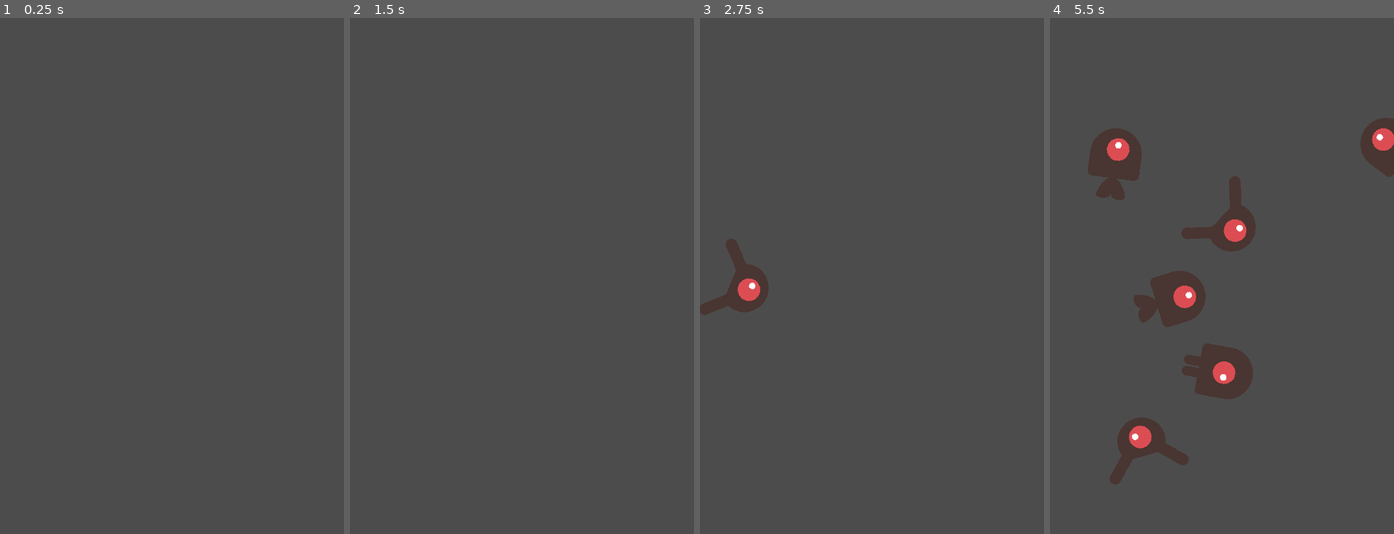
Above: before the commit, frames 1-4 (left to right).
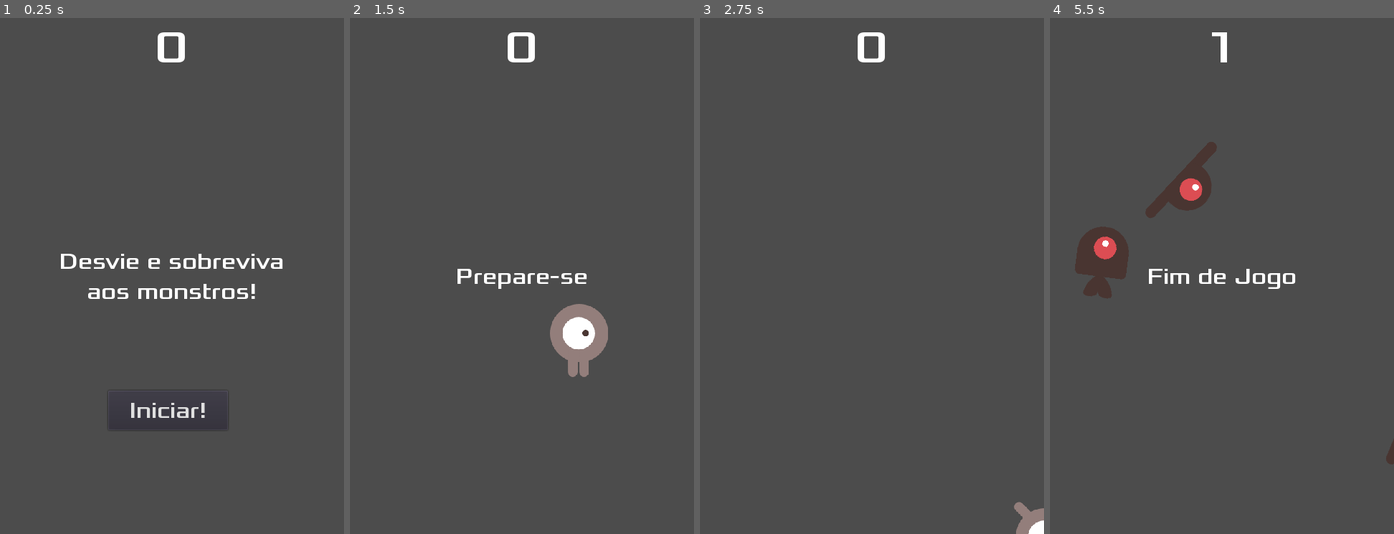
Above: after the commit, the same moments.

Repository: BrantLauro/dodge-the-creeps
Game: Godot game, scene res://principal.tscn
Two runs of this game, one before a commit and one after it. Both use one fixed random seed, a clock stepped at 60 frames per second and the inputs below.
Inputs (mouse positions are in pixels of both pictures, inside the frame that each line leads up to):
- Up to frame 1 (0.25 s): no input
- Up to frame 2 (1.5 s): click (518, 410) at 0.5 s, where only the run after the commit has a clickable "Iniciar!"; tap Enter at 1.25 s; hold Right (ui_right) from 1.28 s (still down)
- Up to frame 3 (2.75 s): release Right (ui_right) at 2.03 s; hold Down (ui_down) from 2.03 s (still down)
- Up to frame 4 (5.5 s): release Down (ui_down) at 2.78 s; hold Right (ui_right) 2.78-3.53 s; hold Up (ui_up) 3.53-4.28 s; hold Left (ui_left) from 4.28 s (still down)

The runs differ from the first frame. In frame 1, 1.9% of the frame differs, in the area x 17-83%, y 2-80%; in frame 2, 2.4%; in frame 3, 1.9%; in frame 4, 11%, in the area x 7-100%, y 2-91%.

Commit message:
playble version

Diff:
--- /dev/null
+++ b/HUD.gd
@@ -0,0 +1,27 @@
+extends CanvasLayer
+
+signal start_game
+
+func exibir_mensagem(text):
+	$messageLabel.text = text
+	$messageLabel.show()
+	$messageTimer.start()
+
+func exibir_gameover():
+	exibir_mensagem("Fim de Jogo")
+	yield($messageTimer, "timeout")
+
+	$messageLabel.text = "Desvie e sobreviva aos monstros!"
+	$messageLabel.show()
+	yield(get_tree().create_timer(1), "timeout")
+	$startButton.show()
+
+func atualiza_score(score):
+	$scoreLabel.text = str(score)
+
+func _on_startButton_pressed():
+	$startButton.hide()
+	emit_signal("start_game")
+
+func _on_messageTimer_timeout():
+	$messageLabel.hide()
--- /dev/null
+++ b/HUD.tscn
@@ -0,0 +1,73 @@
+[gd_scene load_steps=6 format=2]
+
+[ext_resource path="res://dodge_assets/fonts/Xolonium-Regular.ttf" type="DynamicFontData" id=1]
+[ext_resource path="res://HUD.gd" type="Script" id=2]
+
+[sub_resource type="DynamicFont" id=1]
+size = 64
+font_data = ExtResource( 1 )
+
+[sub_resource type="DynamicFont" id=2]
+size = 32
+font_data = ExtResource( 1 )
+
+[sub_resource type="DynamicFont" id=3]
+size = 32
+font_data = ExtResource( 1 )
+
+[node name="HUD" type="CanvasLayer"]
+script = ExtResource( 2 )
+
+[node name="scoreLabel" type="Label" parent="."]
+anchor_left = 0.5
+anchor_right = 0.5
+margin_left = -163.0
+margin_right = 160.0
+margin_bottom = 82.0
+custom_fonts/font = SubResource( 1 )
+text = "0"
+align = 1
+valign = 1
+__meta__ = {
+"_edit_use_anchors_": false
+}
+
+[node name="messageLabel" type="Label" parent="."]
+anchor_left = 0.5
+anchor_top = 0.5
+anchor_right = 0.5
+anchor_bottom = 0.5
+margin_left = -180.0
+margin_top = -40.5
+margin_right = 180.0
+margin_bottom = 40.5
+custom_fonts/font = SubResource( 2 )
+text = "Desvie e sobreviva aos monstros!"
+align = 1
+valign = 1
+autowrap = true
+__meta__ = {
+"_edit_use_anchors_": false
+}
+
+[node name="messageTimer" type="Timer" parent="."]
+wait_time = 2.0
+one_shot = true
+
+[node name="startButton" type="Button" parent="."]
+anchor_left = 0.5
+anchor_top = 1.0
+anchor_right = 0.5
+anchor_bottom = 1.0
+margin_left = -89.0
+margin_top = -200.0
+margin_right = 78.0
+margin_bottom = -145.0
+custom_fonts/font = SubResource( 3 )
+text = "Iniciar!"
+__meta__ = {
+"_edit_use_anchors_": false
+}
+
+[connection signal="timeout" from="messageTimer" to="." method="_on_messageTimer_timeout"]
+[connection signal="pressed" from="startButton" to="." method="_on_startButton_pressed"]
--- a/inimigo.gd
+++ b/inimigo.gd
@@ -7,7 +7,5 @@
 	var tipo_inimigos = $AnimatedSprite.frames.get_animation_names()
 	$AnimatedSprite.animation = tipo_inimigos[randi() % tipo_inimigos.size()]
 
-
-
 func _on_VisibilityNotifier2D_screen_exited() -> void:
 	queue_free()
--- a/inimigo.tscn
+++ b/inimigo.tscn
@@ -39,6 +39,8 @@
 scale = Vector2( 0.75, 0.75 )
 frames = SubResource( 1 )
 animation = "andando"
+frame = 1
+playing = true
 
 [node name="CollisionShape2D" type="CollisionShape2D" parent="."]
 rotation = 1.5708
--- a/jogador.gd
+++ b/jogador.gd
@@ -35,3 +35,14 @@
 	position += velocity * delta
 	position.x = clamp(position.x, 0, scream_size.x)
 	position.y = clamp(position.y, 0, scream_size.y)
+
+func start(pos):
+	position = pos
+	show()
+	$CollisionShape2D.disabled = false
+
+
+func _on_jogador_body_entered(body: Node):
+	hide()
+	emit_signal("hit")
+	$CollisionShape2D.set_deferred("disabled", true)
--- a/principal.gd
+++ b/principal.gd
@@ -5,16 +5,18 @@
 
 func _ready():
 	randomize()
-	novo_jogo()
 
 func game_over():
 	$pontuacaoTimer.stop()
 	$inimigoTimer.stop()
+	$HUD.exibir_gameover()
 
 func novo_jogo():
 	score = 0
-#	$jogador.start($posicaoinicial.position)
+	$jogador.start($posicaoinicial.position)
 	$inicioTimer.start()
+	$HUD.exibir_mensagem("Prepare-se")
+	$HUD.atualiza_score(score)
 
 func _on_inicioTimer_timeout():
 	$inimigoTimer.start()
@@ -22,6 +24,7 @@
 
 func _on_pontuacaoTimer_timeout():
 	score += 1
+	$HUD.atualiza_score(score)
 
 func _on_inimigoTimer_timeout():
 	$caminhoInimigo/spawnInimigo.offset = randi()
--- a/principal.tscn
+++ b/principal.tscn
@@ -1,8 +1,9 @@
-[gd_scene load_steps=5 format=2]
+[gd_scene load_steps=6 format=2]
 
 [ext_resource path="res://jogador.tscn" type="PackedScene" id=1]
 [ext_resource path="res://principal.gd" type="Script" id=2]
 [ext_resource path="res://inimigo.tscn" type="PackedScene" id=3]
+[ext_resource path="res://HUD.tscn" type="PackedScene" id=4]
 
 [sub_resource type="Curve2D" id=1]
 _data = {
@@ -33,7 +34,11 @@
 
 [node name="spawnInimigo" type="PathFollow2D" parent="caminhoInimigo"]
 
+[node name="HUD" parent="." instance=ExtResource( 4 )]
+
+[connection signal="body_entered" from="jogador" to="jogador" method="_on_jogador_body_entered"]
 [connection signal="hit" from="jogador" to="." method="game_over"]
 [connection signal="timeout" from="inicioTimer" to="." method="_on_inicioTimer_timeout"]
 [connection signal="timeout" from="pontuacaoTimer" to="." method="_on_pontuacaoTimer_timeout"]
 [connection signal="timeout" from="inimigoTimer" to="." method="_on_inimigoTimer_timeout"]
+[connection signal="start_game" from="HUD" to="." method="novo_jogo"]
